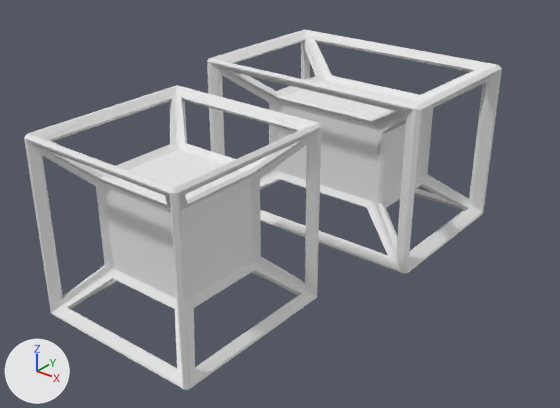
One commit to the Blender file Blender Moderls/Level 3 On Train/TrainSet.blend: the scene before it, then after it.
One viewpoint serves both versions: a camera (50 mm lens) standing at (2.55, -2.39, 2.28) and looking at (-0.03, 0.83, 0.28). Arrows for +X, +Y and +Z are at lower left; the lights stay in place.

Objects in the first picture: 'StorageTank_00', 'StorageTank_00.006'.
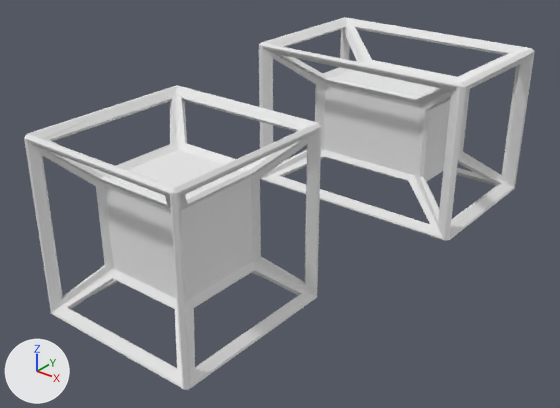
What differs and where, as boxes (x1, y1, x2, y2) in the pictures (560 x 408 px):
'StorageTank_00.006', deleted
    before: (207, 29, 502, 274)
'StorageTank_00.007', added
    after: (259, 17, 535, 241)

The change in detail:
Mesh me_cube_035 is new.
It has 506 vertices, 493 faces and spans x -0.75..0.75, y -0.5..0.5, z 0.0..1.0.
It uses material mat_storagetank_01 (white #e7e7e7).
Object 'StorageTank_00.006' (ob_storagetank_00_006) is deleted.
Object 'StorageTank_00.007' (ob_storagetank_00_007) is new; it shows me_cube_035.
Its location is (0.0, 1.986, 0.0).
